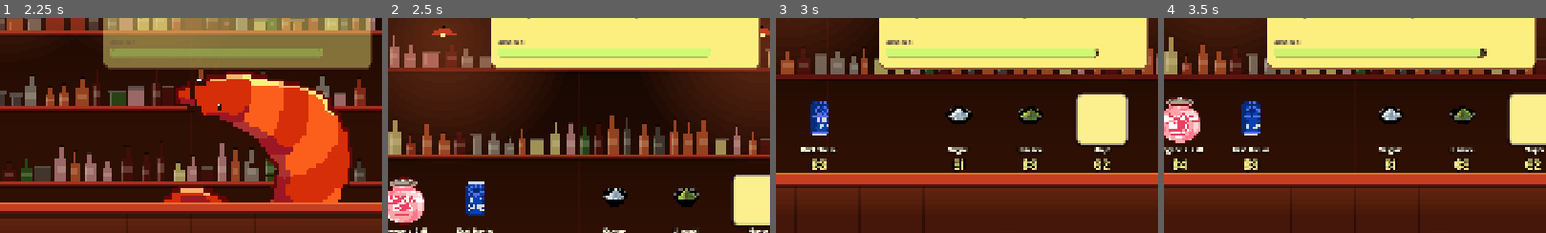
Above: before the commit, frames 1-4 (left to right).
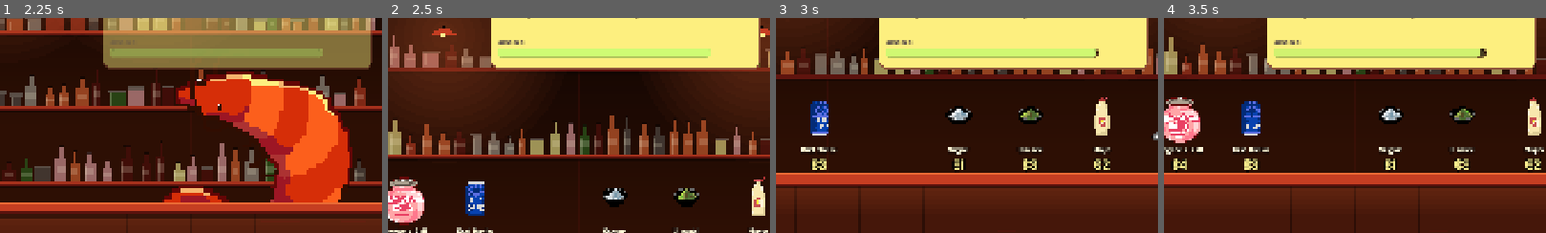
Above: after the commit, the same moments.

Repository: Er1n-jpg/Shrimp-Concoctail
Game: Godot game, scene res://scenes/main.tscn
The game is run twice, just before and just after one commit, with the same random seed, the same clock (stepped at 60 frames per second) and the same inputs.
Inputs (mouse positions are % of the whole screen's width and height, from its top left):
- Up to frame 1 (2.25 s): tap Enter at 0.5, 0.6, 2 s; move the mouse to (72, 45) at 0.52 s; hold D 0.53-1.25 s; click (72, 45) at 0.67 s; tap Space at 0.77, 1.25 s; drag from (30, 55) to (45, 70) at 1.27 s; move the mouse to (60, 28) at 2.02 s; hold D from 2.03 s (still down); tap Tab at 2.1 s
- Up to frame 2 (2.5 s): keep holding D
- Up to frame 3 (3 s): release D at 2.75 s; drag from (65, 97) to (20, 35) at 2.77 s
- Up to frame 4 (3.5 s): no input
The pictures show only the part of the screen within x 50-100%, y 23-73%; the shares and areas given below are measured in that part.

Frame 1 is identical in both runs. In frame 2, 2.2% of the frame differs, in the area x 90-100%, y 72-97%; in frame 3, 3.3%, in the area x 78-100%, y 34-60%; in frame 4, 2.3%.

Commit message:
add toronto, linkedin, spoons, mayonnaise, espresso maker i think thats it

Diff:
--- a/scenes/main.tscn
+++ b/scenes/main.tscn
@@ -218,10 +218,10 @@
 
 [node name="CoffeeMachine" type="Control" parent="World/BarView"]
 anchors_preset = 0
-offset_left = 2140.0
-offset_top = 420.0
-offset_right = 2520.0
-offset_bottom = 652.0
+offset_left = 2178.0
+offset_top = 384.0
+offset_right = 2434.0
+offset_bottom = 640.0
 mouse_filter = 2
 script = ExtResource("2_art")
 art_path = "res://assets/ui/coffee_machine"
@@ -229,7 +229,6 @@
 placeholder_border_color = Color(0.051, 0.016, 0.008, 1)
 placeholder_corner_radius = 20
 placeholder_shadow = 10
-stretch = 0
 
 [node name="CupStack" type="Button" parent="World/BarView"]
 layout_mode = 0
@@ -321,17 +320,17 @@
 
 [node name="Espresso" parent="World/BarView/Shelf" instance=ExtResource("7_dispenser")]
 layout_mode = 0
-offset_left = 2160.0
-offset_top = 440.0
-offset_right = 2320.0
+offset_left = 1995.0
+offset_top = 440.0
+offset_right = 2155.0
 offset_bottom = 640.0
 ingredient = ExtResource("ing_espresso")
 
 [node name="Matcha" parent="World/BarView/Shelf" instance=ExtResource("7_dispenser")]
 layout_mode = 0
-offset_left = 2340.0
-offset_top = 440.0
-offset_right = 2500.0
+offset_left = 2457.0
+offset_top = 440.0
+offset_right = 2617.0
 offset_bottom = 640.0
 ingredient = ExtResource("ing_matcha")
 
Renamed: assets/customers/LinkedIn_Warrior.png -> assets/customers/linkedin_warrior.png
Not shown, changed: assets/customers/linkedin_warrior.png.import
Binary file added: assets/customers/project_not_working.png
Not shown, changed: assets/customers/project_not_working.png.import
Renamed: assets/customers/toronto_dude_ig.png -> assets/customers/toronto_guy.png
Not shown, added: assets/customers/toronto_guy.png.import
Renamed: assets/ingredients/spoon-espresso.png -> assets/ingredients/espresso.png
Not shown, changed: assets/ingredients/espresso.png.import
Renamed: assets/ingredients/spoon-matcha.png -> assets/ingredients/matcha.png
Not shown, changed: assets/ingredients/matcha.png.import
Renamed: assets/ingredients/mayonnaise.png -> assets/ingredients/mayo.png
Not shown, changed: assets/ingredients/mayo.png.import
(and 2 more such lines)
